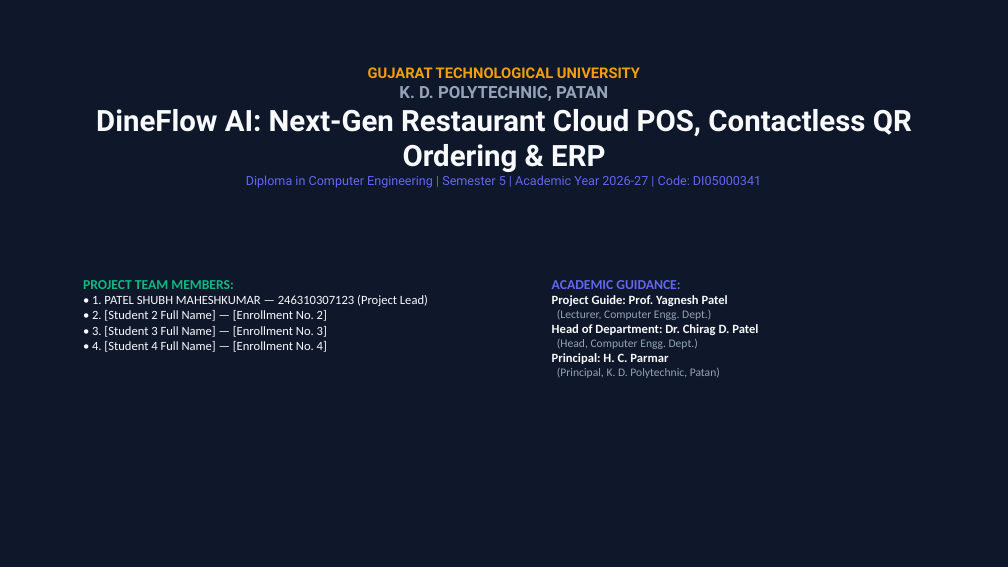
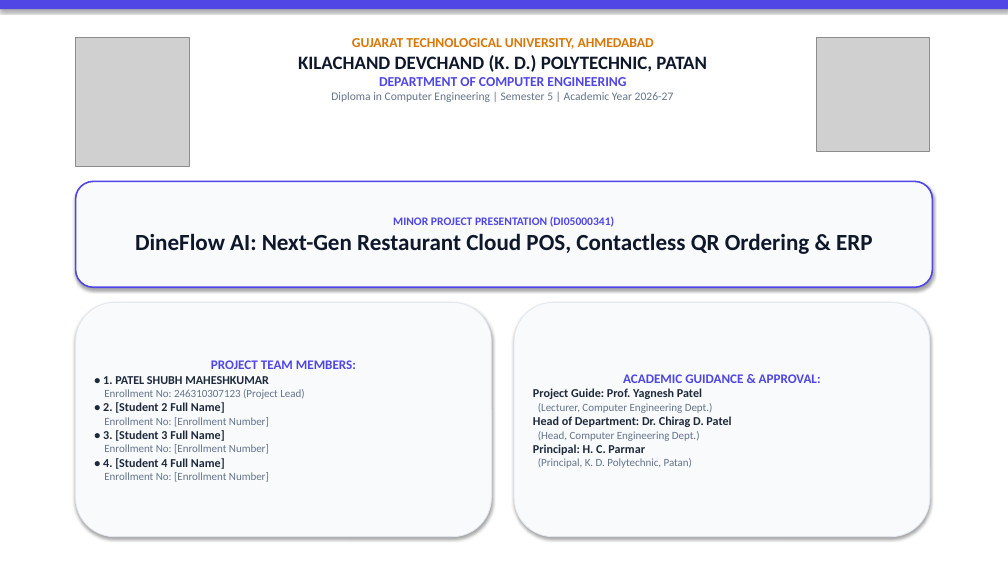
Before and after one commit to Shubh-Patel-07/DineFlow-AI, a slide deck: slide 1 of docs/DineFlow_AI_GTU_Minor_Project_Presentation.pptx. Drawn at 1008x567 pixels with LibreOffice and Linux fonts; fonts in the diff are those of the drawing; grey boxes stand for pictures. Boxes give left, top, right and bottom in pixels: in the first picture for what was removed or moved away, otherwise in the second. Text is boxed around its words. In the diff, an @@ line names an element or a change of style, - is before the commit and + after.

Commit message:
docs(gtu): embed official GTU and KDP Patan logos, light academic theme presentation, and exact chapter page breaks

```diff
--- a/docs/DineFlow_AI_GTU_Minor_Project_Presentation.pptx
+++ b/docs/DineFlow_AI_GTU_Minor_Project_Presentation.pptx
@@ rectangle at [0,0,1008,567]: fill #0F172A to #FFFFFF @@
@@ rectangle added at [0,0,1008,9], fill #4F46E5 @@
@@ picture added at [76,38,189,166] @@
@@ text at [298,38,707,102]: text changed; size 12 to 13 pt; font Roboto to Calibri; text colour #6366F1 to #64748B @@
-GUJARAT TECHNOLOGICAL UNIVERSITY
-K. D. POLYTECHNIC, PATAN
-DineFlow AI: Next-Gen Restaurant Cloud POS, Contactless QR Ordering & ERP
-Diploma in Computer Engineering | Semester 5 | Academic Year 2026-27 | Code: DI05000341
+GUJARAT TECHNOLOGICAL UNIVERSITY, AHMEDABAD
+KILACHAND DEVCHAND (K. D.) POLYTECHNIC, PATAN
+DEPARTMENT OF COMPUTER ENGINEERING
+Diploma in Computer Engineering | Semester 5 | Academic Year 2026-27
@@ picture added at [817,38,930,151] @@
@@ rounded rectangle added at [76,181,932,287], fill #F8FAFC, outline #4F46E5 1.5 pt, 22 pt, text #0F172A, bold @@
+MINOR PROJECT PRESENTATION (DI05000341)
+DineFlow AI: Next-Gen Restaurant Cloud POS, Contactless QR Ordering & ERP
@@ rounded rectangle "PROJECT TEAM MEMBERS:" at [76,302,492,537]: vertical alignment top to middle; fill none to #F8FAFC; outline none to #E2E8F0 0.75 pt; shadow on @@
@@ rounded rectangle "PROJECT TEAM MEMBERS:": place and size @@
-rounded rectangle "PROJECT TEAM MEMBERS:" at [83,280,428,352]
+rounded rectangle "PROJECT TEAM MEMBERS:" at [76,302,492,537]
@@ rounded rectangle "ACADEMIC GUIDANCE & APPROVAL:": place and size @@
-rounded rectangle "ACADEMIC GUIDANCE & APPROVAL:" at [552,280,758,378]
+rounded rectangle "ACADEMIC GUIDANCE & APPROVAL:" at [514,302,930,537]
@@ rounded rectangle "ACADEMIC GUIDANCE & APPROVAL:" at [514,302,930,537]: vertical alignment top to middle; fill none to #F8FAFC; outline none to #E2E8F0 0.75 pt; shadow on @@
@@ text in rounded rectangle at [103,376,304,482]: text changed; size 12 to 10.5 pt; text colour #F8FAFC to #64748B @@
-• 1. PATEL SHUBH MAHESHKUMAR — 246310307123 (Project Lead)
-• 2. [Student 2 Full Name] — [Enrollment No. 2]
-• 3. [Student 3 Full Name] — [Enrollment No. 3]
-• 4. [Student 4 Full Name] — [Enrollment No. 4]
+• 1. PATEL SHUBH MAHESHKUMAR
+Enrollment No: 246310307123 (Project Lead)
+• 2. [Student 2 Full Name]
+Enrollment No: [Enrollment Number]
+• 3. [Student 3 Full Name]
+Enrollment No: [Enrollment Number]
+• 4. [Student 4 Full Name]
+Enrollment No: [Enrollment Number]
@@ text in rounded rectangle at [211,360,356,369]: size 13 to 12.5 pt, text colour #10B981 to #4F46E5 in "PROJECT TEAM MEMBERS:"; alignment left to centre @@
@@ text in rounded rectangle at [533,388,731,468]: size 12 to 11.5 pt, text colour #F8FAFC to #1E293B in "Project Guide: Prof. Yagnesh Patel", "Head of Department: Dr. Chirag D. Patel", "Principal: H. C. Parmar"; size 11 to 10.5 pt, text colour #94A3B8 to #64748B in "(Principal, K. D. Polytechnic, Patan)" @@
@@ text in rounded rectangle at [623,374,821,383]: text changed; size 13 to 12.5 pt; text colour #6366F1 to #4F46E5 @@
-ACADEMIC GUIDANCE:
+ACADEMIC GUIDANCE & APPROVAL:
@@ text in rounded rectangle at [538,403,713,413]: text changed; size 11 to 10.5 pt; text colour #94A3B8 to #64748B @@
-(Lecturer, Computer Engg. Dept.)
+(Lecturer, Computer Engineering Dept.)
@@ text in rounded rectangle at [538,431,700,441]: text changed; size 11 to 10.5 pt; text colour #94A3B8 to #64748B @@
-(Head, Computer Engg. Dept.)
+(Head, Computer Engineering Dept.)
```
Also in this commit, not shown: 16 other slides changed, 5 other files.
